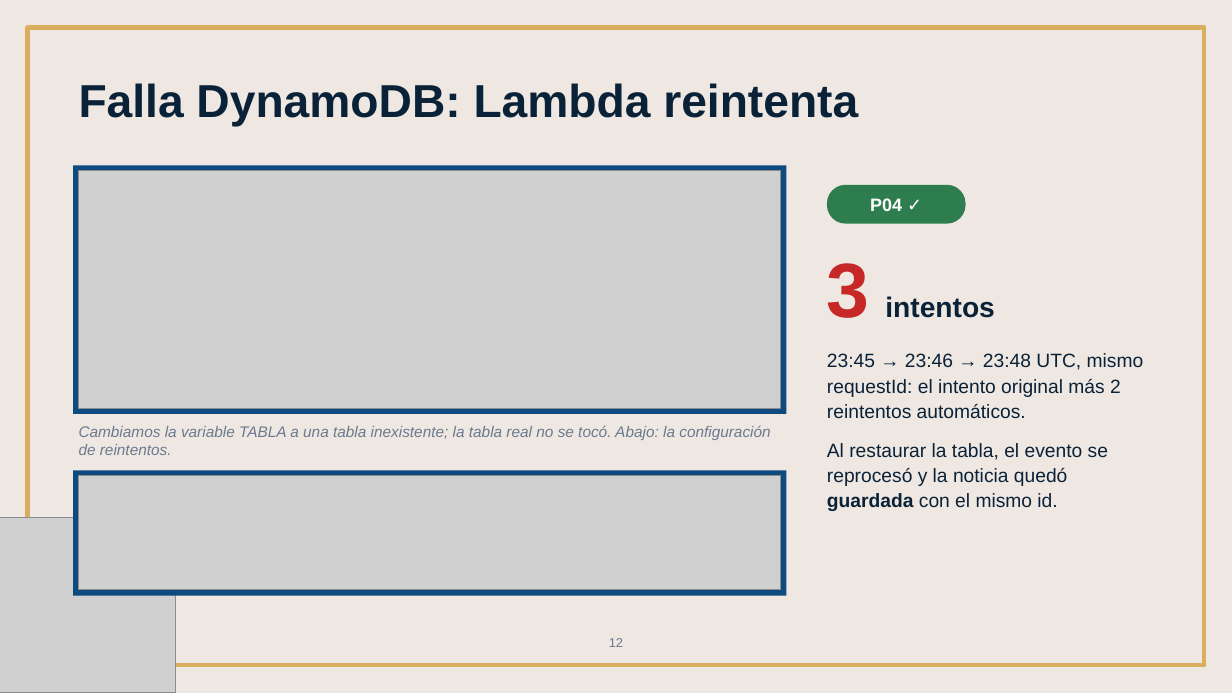
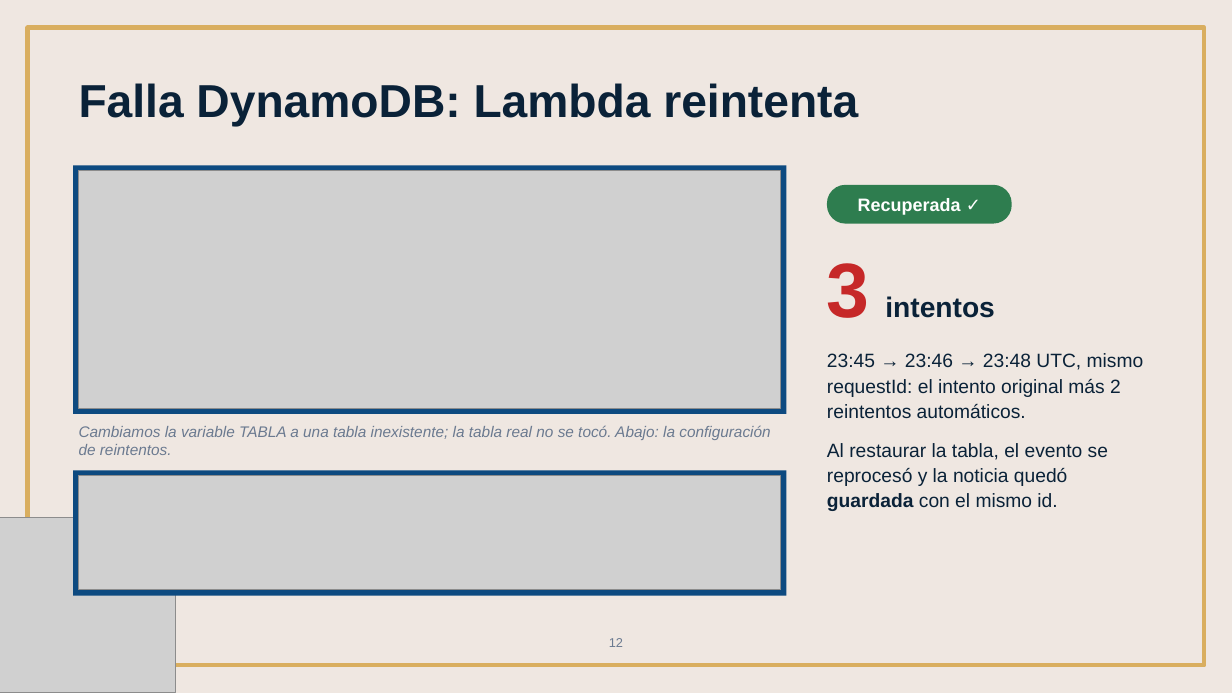
Before and after one commit to DannG04/GacetaUNSIS, a slide deck: slide 12 of entregables/01-Presentacion-Equipo3.pptx. Drawn at 1232x693 pixels with LibreOffice and Linux fonts; fonts in the diff are those of the drawing; grey boxes stand for pictures. Boxes give left, top, right and bottom in pixels: in the first picture for what was removed or moved away, otherwise in the second. Text is boxed around its words. In the diff, an @@ line names an element or a change of style, - is before the commit and + after.

```diff
--- a/entregables/01-Presentacion-Equipo3.pptx
+++ b/entregables/01-Presentacion-Equipo3.pptx
@@ rounded rectangle "Recuperada ✓": place and size @@
-rounded rectangle "Recuperada ✓" at (827,185,966,224)
+rounded rectangle "Recuperada ✓" at (827,185,1012,224)
@@ text in rounded rectangle at (858,198,961,215): text changed @@
-P04 ✓
+Recuperada ✓
```
Also in this commit, not shown: 9 other slides changed, 2 slides added, 2 slides removed, 17 other files.
